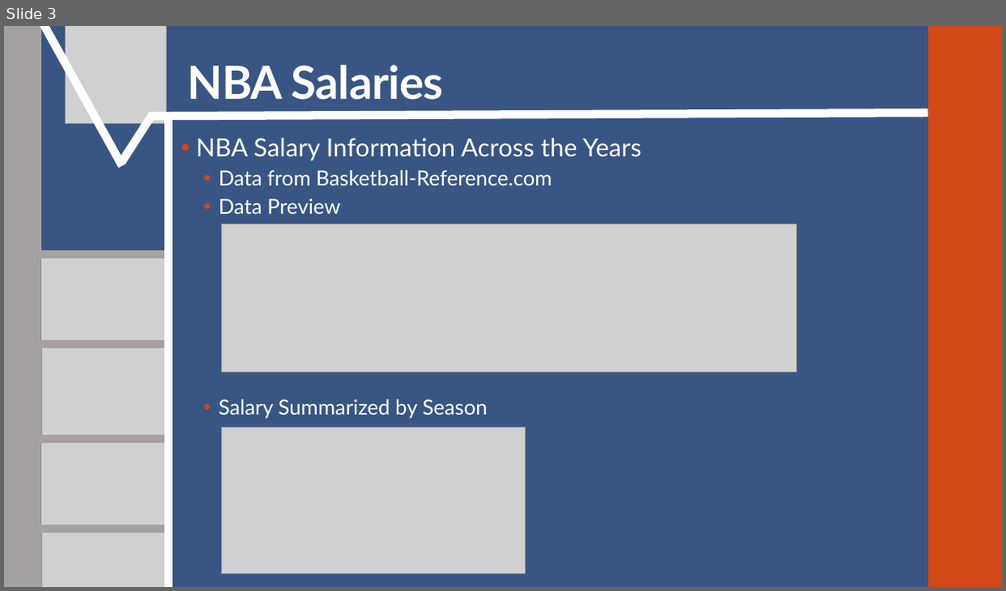
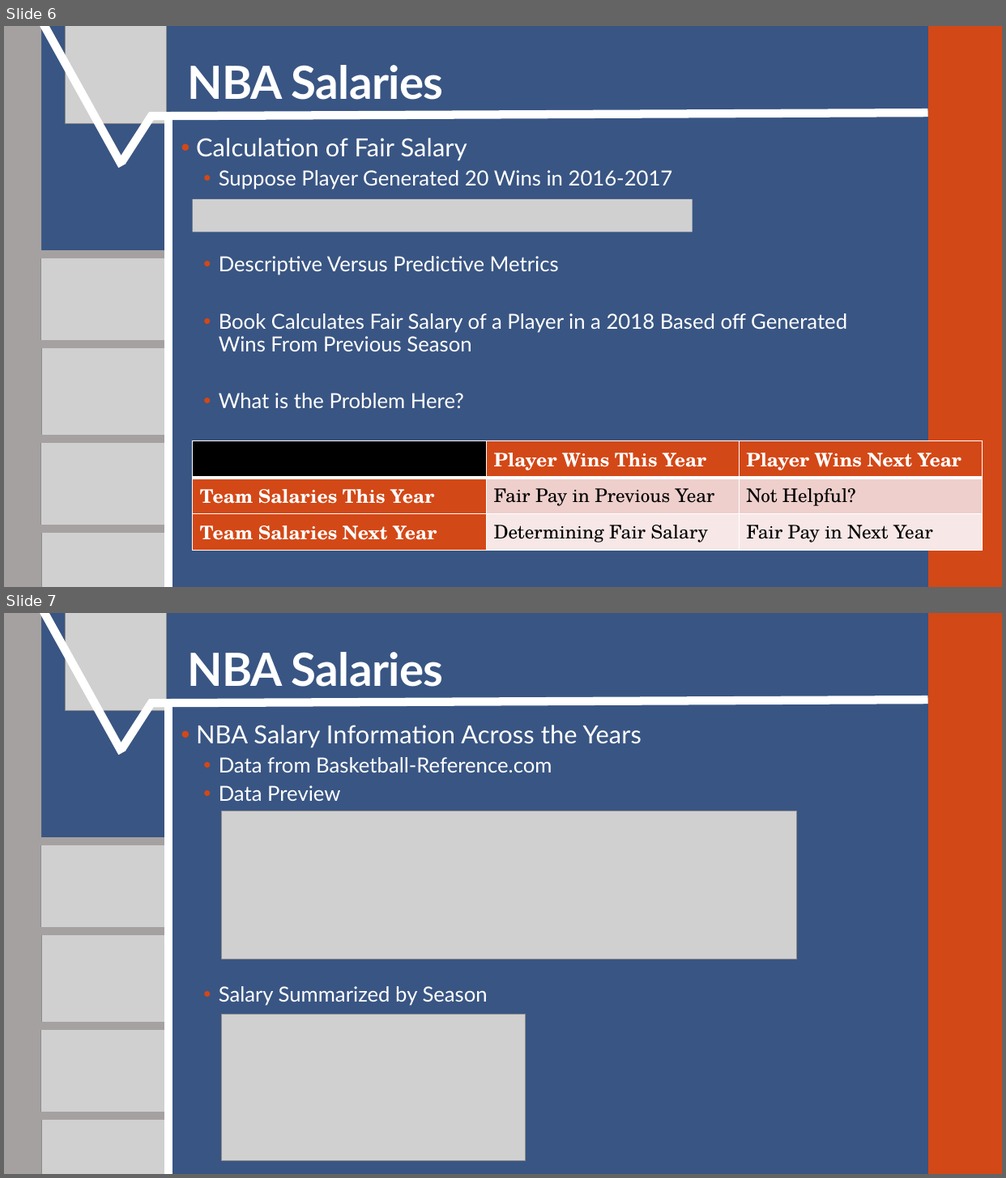
Before and after one commit to SuperMarioGiacomazzo/STOR538_WEBSITE, a slide deck: Slides/Basketball 4/Basketball_4_Lecture.pptx. Shown one above the other, each under a label of ours: slide 3 before the commit, slides 6 and 7 after it. The pictures are 1006x591 and 1006x1178 pixels, drawn with LibreOffice and Linux fonts; fonts in the diff are those of the drawing; grey boxes stand for pictures. Boxes give left, top, right and bottom in pixels: in the first picture for what was removed or moved away, otherwise in the second. Text is boxed around its words. In the diff, an @@ line names an element or a change of style, - is before the commit and + after.

```diff
--- a/Slides/Basketball 4/Basketball_4_Lecture.pptx
+++ b/Slides/Basketball 4/Basketball_4_Lecture.pptx
@@ slide 6 added at (4,26,1002,587), background #395583; not listed: 2 template elements that a slide beside it also shows @@
@@ line added from (40, 26) to (122, 166), #FFFFFF 8 pt @@
@@ picture added at (65,26,166,123) @@
@@ title added at (187,65,444,100), 44 pt, text #FFFFFF, bold @@
+NBA Salaries
@@ line added from (122, 161) to (152, 115), #FFFFFF 8 pt @@
@@ line added from (149, 116) to (928, 113), #FFFFFF 8 pt @@
@@ line added from (168, 587) to (168, 115), #FFFFFF 8 pt @@
@@ text added at (196,138,847,408), 20 pt, text #FFFFFF @@
+• Calculation of Fair Salary
+  • Suppose Player Generated 20 Wins in 2016-2017
+  • Descriptive Versus Predictive Metrics
+  • Book Calculates Fair Salary of a Player in a 2018 Based off Generated Wins From Previous Season
+  • What is the Problem Here?
@@ picture added at (193,199,692,232) @@
@@ line added from (35, 254) to (165, 254), #A6A1A1 8 pt @@
@@ picture added at (40,257,172,348) @@
@@ line added from (34, 344) to (164, 344), #A6A1A1 8 pt @@
@@ picture added at (41,348,172,439) @@
@@ line added from (35, 439) to (165, 439), #A6A6A6 8 pt @@
@@ line added from (35, 439) to (165, 439), #A6A1A1 8 pt @@
@@ picture added at (40,442,172,533) @@
@@ table added at (193,442,982,546), 3 rows, 3 columns @@
+ | Player Wins This Year | Player Wins Next Year
+Team Salaries This Year | Fair Pay in Previous Year | Not Helpful?
+Team Salaries Next Year | Determining Fair Salary | Fair Pay in Next Year
@@ line added from (34, 529) to (164, 529), #A6A1A1 8 pt @@
@@ picture added at (41,533,172,587) @@
@@ what was slide 3 is now slide 7 @@
```
Also in this commit, not shown: 7 slides changed, 4 other slides added, 5 slides removed, 5 other files.
